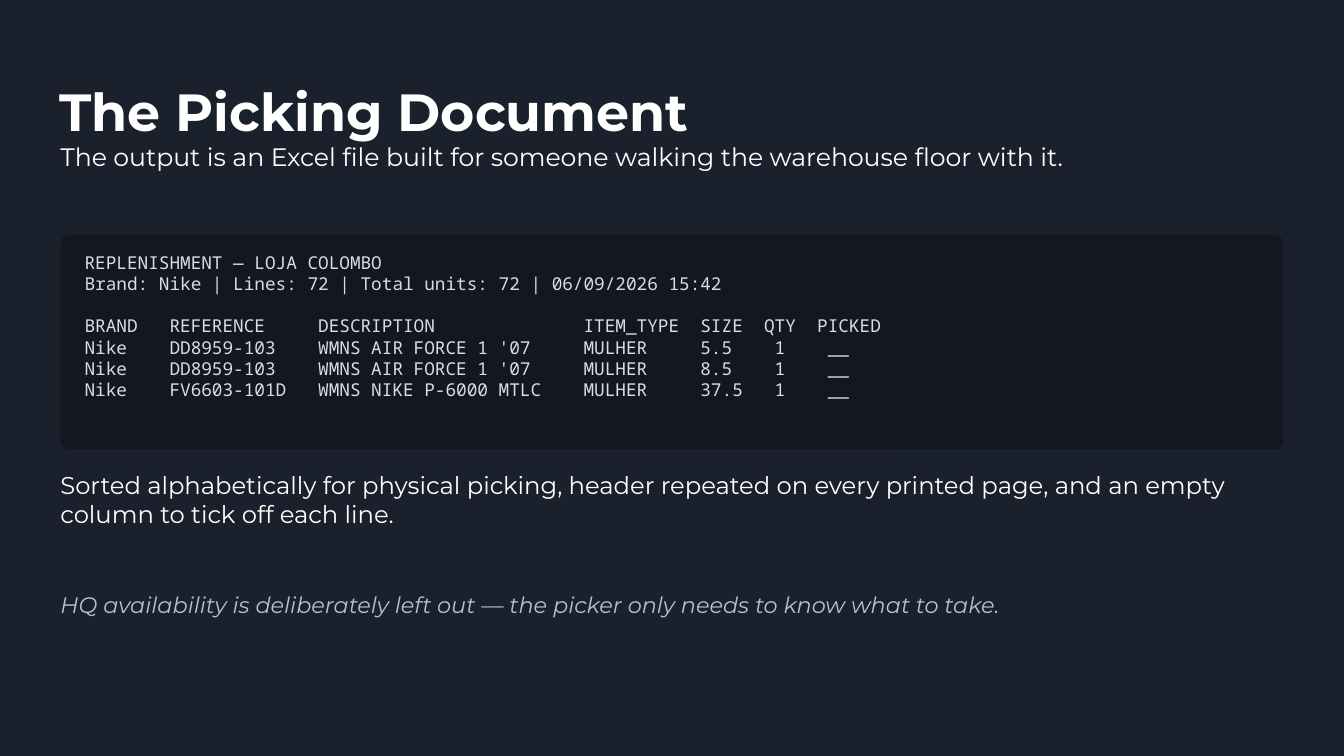
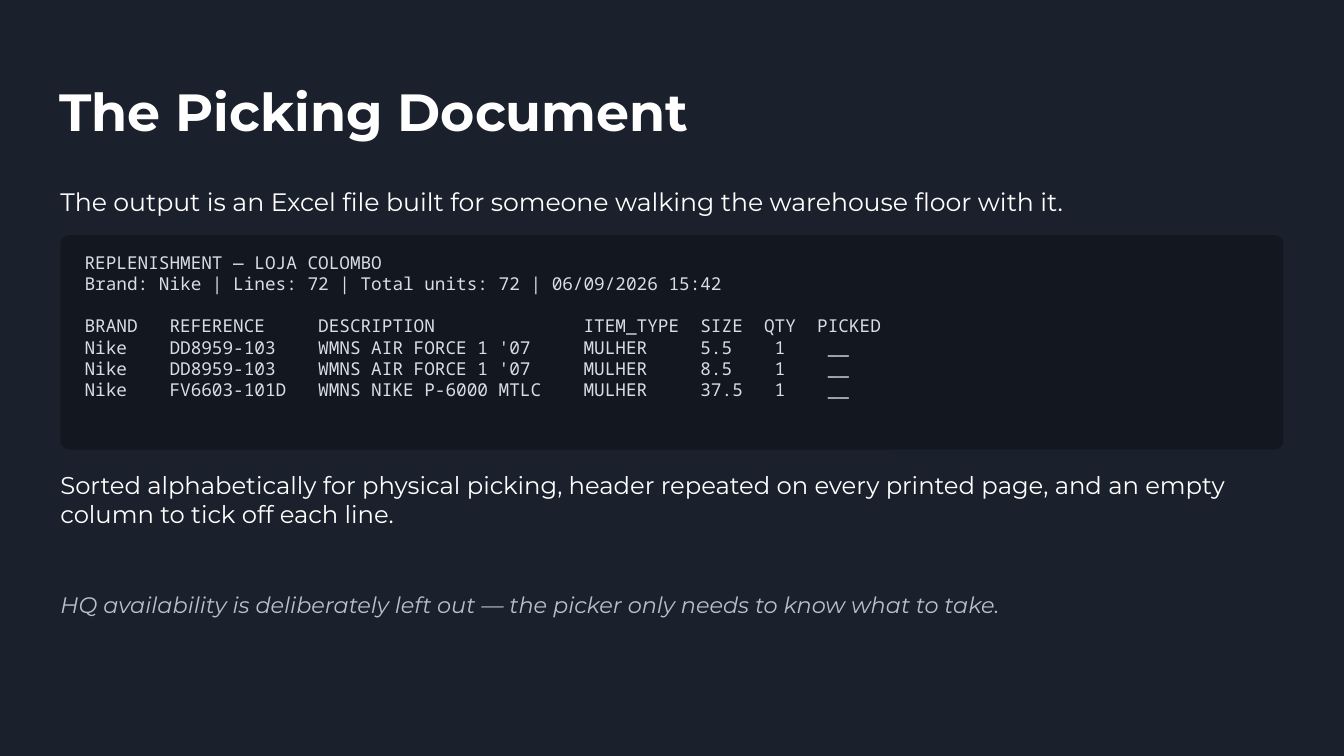
Before and after one commit to nelsonp55/stock-replenishment-assistant, a slide deck: slide 15 of presentation/presentation.pptx (slide 13 before the commit). Drawn at 1344x756 pixels with LibreOffice and Linux fonts; fonts in the diff are those of the drawing. Boxes give left, top, right and bottom in pixels: in the first picture for what was removed or moved away, otherwise in the second. Text is boxed around its words. In the diff, an @@ line names an element or a change of style, - is before the commit and + after.

```diff
--- a/presentation/presentation.pptx
+++ b/presentation/presentation.pptx
@@ text "The output is an Excel ..." rewrapped from [60, 141, 1062, 171] to [60, 192, 1062, 216] @@
```
Also in this commit, not shown: 7 other slides changed, 5 slides added, 3 slides removed, 5 other files.
